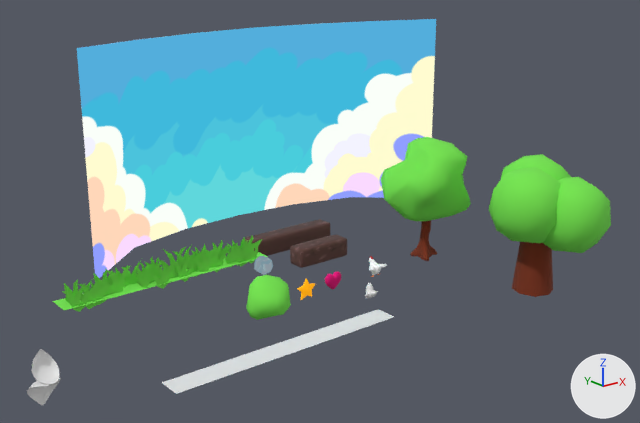
The Blender file crea/assets.blend, before and after one commit.
Rendered twice from a camera (50 mm lens) standing at (-25.8, -28.2, 14.7) and looking at (-2.6, 0.9, 3.0). Every picture has the same lights, and +X, +Y and +Z are marked at lower right.

Names of what the first picture shows: 'Background', 'Bush', 'Chicken', 'Cube', 'Cube.002', 'Grass', 'Leaf', 'Plane', 'Road3', 'Road5', 'TreeFoliage', 'TreeFoliage.001', 'TreeTrunk', 'TreeTrunk.001'.
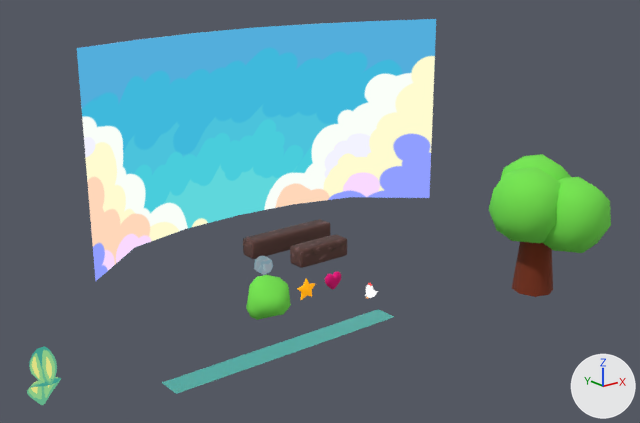
Where the newer file only moved an object's origin or applied its transform, the numbers keep the older frame.

Pixel boxes (x1, y1, x2, y2) of what changed, in the pictures (640 x 423 px; the box of a moved part takes in the faces that stretch with it):
'TreeFoliage', hidden (green): before (381, 137, 471, 221)
'Grass', hidden (green): before (52, 236, 268, 312)
'Plane', recoloured (white to cyan): (162, 309, 394, 394) in both
'Leaf.001', added (green): after (27, 346, 61, 405)
'TreeTrunk', hidden (brown): before (410, 220, 437, 261)
'Chicken', hidden: before (368, 256, 387, 277)
'ChickenBody', added: after (365, 285, 378, 298)
'Cube', hidden: before (365, 285, 378, 298)
part 1 of me_plane_001, moved or reshaped (not visible afterwards): before (31, 349, 59, 384)

Diff of the bpy script that builds the scene:
```diff
--- a/crea/assets.blend.py
+++ b/crea/assets.blend.py
@@ me_plane @@
 me_plane.from_pydata(...)  # 4 vertices, 1 face; spans x -5.0..5.0, y -0.5..0.5, z 0.0
+me_plane.materials.append(mat_groundgrass_001)  # cyan #56b0a5
@@ me_plane_001 @@
-me_plane_001.from_pydata(...)  # 50 vertices, 32 faces; spans x -0.63..0.67, y -0.27..1.08, z -1.28..1.01
+me_plane_001.from_pydata(...)  # 50 vertices, 32 faces; spans x -0.63..0.67, y -0.25..1.08, z -1.28..1.1
+# me_plane_001 part 1: 25 of 50 vertices moved; they spanned x -0.45..0.53, y -0.27..0.72, z -0.07..1.01 and now span x -0.49..0.52, y -0.24..0.69, z -0.06..1.1; mean shift (-0.03, 0.02, 0.06); largest move (-0.09, -0.27, 0.02) -> (-0.12, 0.47, 1.1)
+me_plane_001.materials.append(mat_material)  # picture img_leaf
@@ ob_chicken @@
 ob_chicken.location = (0.0, 0.0, 0.0)
+ob_chicken.hide_render = True
@@ ob_treetrunk @@
 _m = ob_treetrunk.modifiers.new('Decimate', 'DECIMATE')
 _m.ratio = 0.0659
+ob_treetrunk.hide_render = True
@@ ob_treefoliage @@
 _m = ob_treefoliage.modifiers.new('Decimate', 'DECIMATE')
 _m.ratio = 0.0373
+ob_treefoliage.hide_render = True
@@ ob_grass @@
 ob_grass.location = (-8.01, 4.94, 0.05)
+ob_grass.hide_render = True
@@ ob_cube @@
 _m = ob_cube.modifiers.new('Subdivision', 'SUBSURF')
 _m.levels = 2
-_m = ob_cube.modifiers.new('Boolean', 'BOOLEAN')
-_m.object = ob_cube_001
-_m.operation = 'UNION'
-_m = ob_cube.modifiers.new('Boolean.001', 'BOOLEAN')
-_m.object = ob_cube_003
-_m.operation = 'UNION'
-_m = ob_cube.modifiers.new('Decimate', 'DECIMATE')
-_m.ratio = 0.159
+ob_cube.hide_render = True
@@ ob_cube_002 @@
 _m = ob_cube_002.modifiers.new('Mirror', 'MIRROR')
+_m = ob_cube_002.modifiers.new('Decimate', 'DECIMATE')
+_m.ratio = 0.0722
@@ ob_cube_004 @@
-ob_cube_004 = bpy.data.objects.new('Cube.004', me_cube_009)
@@ ob_leaf_001 @@
+ob_leaf_001 = bpy.data.objects.new('Leaf.001', me_plane_003)  # 50 vertices, 32 faces; spans x -0.63..0.67, y -0.25..1.08, z -1.28..1.1; in mat_material_001 (picture img_leaf_001); modifiers SUBSURF, DECIMATE
+ob_leaf_001.location = (-16.0, -1.0, 0.0)
@@ ob_chickencrest @@
+ob_chickencrest = bpy.data.objects.new('ChickenCrest', me_cube_009_1)  # 28 vertices, 23 faces; spans x -0.046..0.072, y -0.007..0.268, z 0.239..0.405; in mat_chicken3 (picture img_chicken3); modifiers SUBSURF, DECIMATE
+ob_chickencrest.location = (-2.0, -2.0, 0.0)
@@ ob_chickenbody @@
+ob_chickenbody = bpy.data.objects.new('ChickenBody', me_cube_004_1)  # 355 vertices, 688 faces; spans x -0.379..0.375, y -0.256..0.315, z -0.241..0.314; in mat_chicken2 (picture img_chicken2); modifiers DECIMATE
+ob_chickenbody.location = (-2.0, -2.0, 0.0)
```
